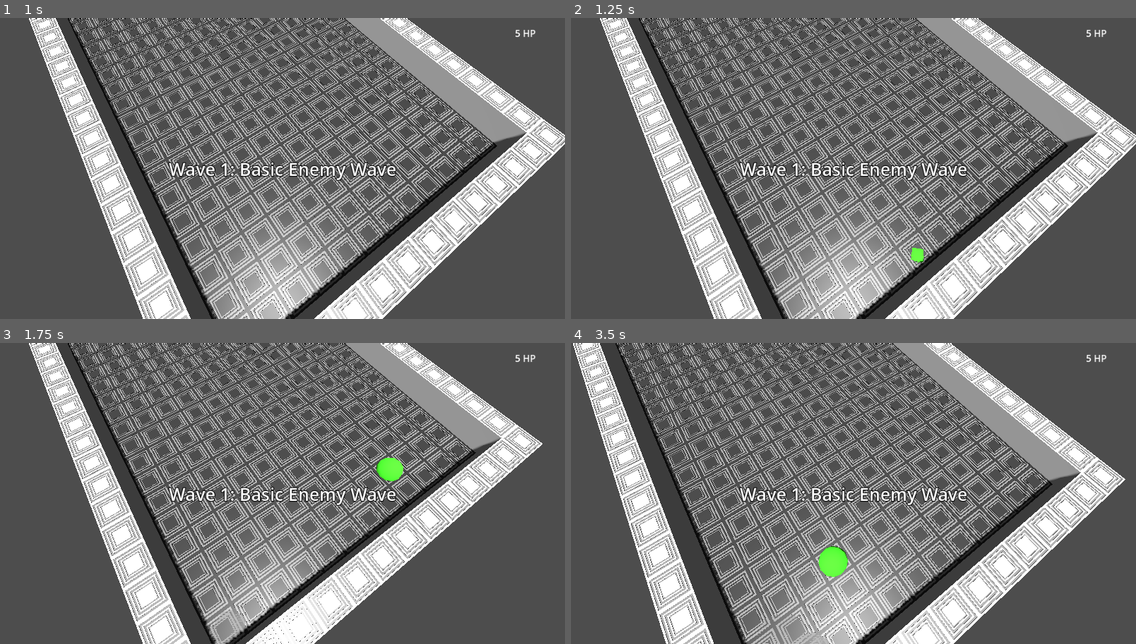
Above: before the commit, frames 1-4 (two rows, left to right).
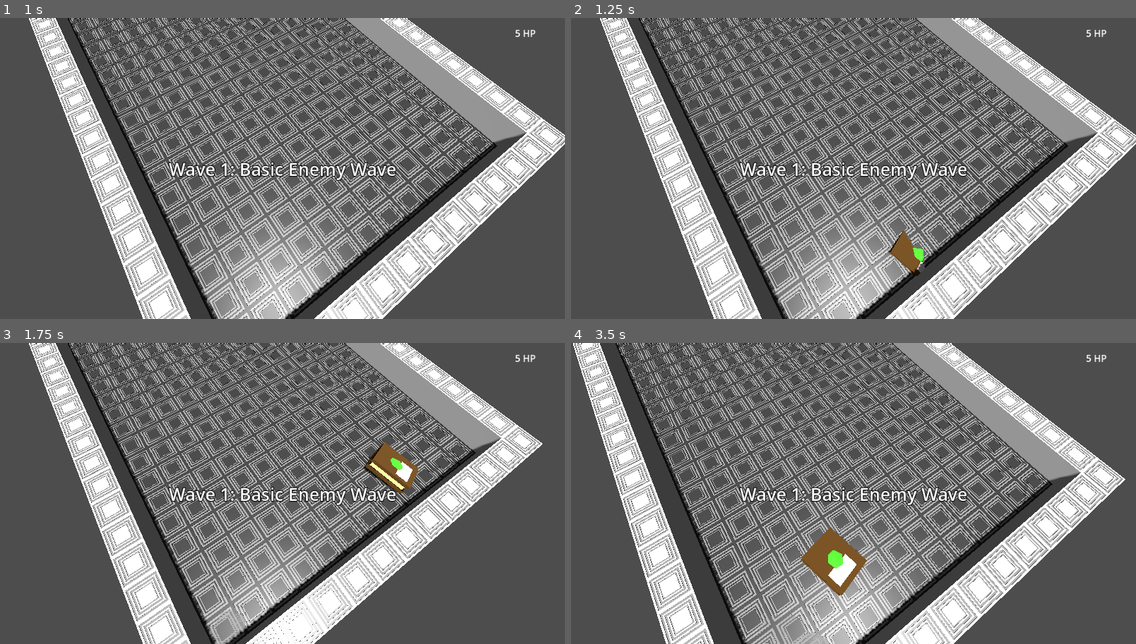
Above: after the commit, the same moments.

Repository: pinguinosod/gse_winterjam2024
Game: Godot game, scene res://main.tscn
Same seed, same stepped clock (60 frames per second), same inputs: the game is played once before the commit and once after it.
Inputs (mouse positions are in pixels of both pictures, inside the frame that each line leads up to):
- Up to frame 1 (1 s): tap Enter (ui_accept) at 0.5, 0.77 s; move the mouse to (406, 153) at 0.52 s; hold D (move_right) from 0.53 s (still down); tap Space (end_turn) at 0.6 s; click (406, 153) at 0.67 s
- Up to frame 2 (1.25 s): keep holding D (move_right)
- Up to frame 3 (1.75 s): move the mouse to (169, 508) at 1.27 s; release D (move_right) at 1.28 s; hold S (move_down) from 1.28 s (still down); tap Space (end_turn) at 1.35 s; tap Enter (ui_accept) at 1.52 s
- Up to frame 4 (3.5 s): tap Enter (ui_accept) at 2, 2.75, 3.02 s; move the mouse to (910, 427) at 2.02 s; release S (move_down) at 2.03 s; hold D (move_right) 2.03-2.78 s; tap Space (end_turn) at 2.1, 2.85 s; move the mouse to (825, 553) at 2.77 s; hold W (move_up) from 2.78 s (still down); click (825, 553) at 2.92 s

Frame 1 is identical in both runs. In frame 2, 0.4% of the frame differs, in the area x 56-63%, y 70-86%; in frame 3, 0.9%; in frame 4, 1.3%, in the area x 40-53%, y 61-85%.

Commit message:
add book thrown weapon to player weapons

Diff:
--- a/main.tscn
+++ b/main.tscn
@@ -1,8 +1,8 @@
 [gd_scene load_steps=12 format=3 uid="uid://d3n3e4vjd3syp"]
 
 [ext_resource type="PackedScene" uid="uid://crj37bo36phwd" path="res://rooms.tscn" id="1_iektr"]
-[ext_resource type="PackedScene" path="res://player.tscn" id="2_tjp8u"]
-[ext_resource type="Script" path="res://weapons.gd" id="3_7r03o"]
+[ext_resource type="PackedScene" uid="uid://buuc6fpud4fcd" path="res://player.tscn" id="2_tjp8u"]
+[ext_resource type="PackedScene" uid="uid://1ytg8klhkx4x" path="res://weapons.tscn" id="3_26yp4"]
 [ext_resource type="PackedScene" uid="uid://cyysjuf2pl57c" path="res://enemies.tscn" id="3_fuddb"]
 [ext_resource type="PackedScene" uid="uid://082rgmto1mon" path="res://objects.tscn" id="4_vypmj"]
 [ext_resource type="PackedScene" uid="uid://ch7lfvfup1r3d" path="res://UI.tscn" id="5_3od5a"]
@@ -21,9 +21,7 @@
 [node name="Player" parent="." instance=ExtResource("2_tjp8u")]
 transform = Transform3D(-0.0131768, 0.999913, 0, -0.999913, -0.0131768, 0, 0, 0, 1, 0, 0.691039, 0)
 
-[node name="Weapons" type="Node3D" parent="Player"]
-transform = Transform3D(-0.134226, -0.94861, 0.286572, 0.959992, -0.0527567, 0.275012, -0.24576, 0.31202, 0.917739, 0, 0, 0)
-script = ExtResource("3_7r03o")
+[node name="Weapons" parent="Player" instance=ExtResource("3_26yp4")]
 
 [node name="Enemies" parent="." instance=ExtResource("3_fuddb")]
 transform = Transform3D(1, 0, 0, 0, 1, 0, 0, 0, 1, 0, 1.06125, -3.36286)
--- /dev/null
+++ b/models/book_thrown_weapon.tscn
@@ -0,0 +1,12 @@
+[gd_scene load_steps=4 format=3 uid="uid://blcplh2bjao71"]
+
+[ext_resource type="PackedScene" uid="uid://bcapxq0m2orum" path="res://models/bookThrownWeapon.fbx" id="1_s5sg4"]
+[ext_resource type="Texture2D" uid="uid://bthjn0uy6qpvi" path="res://models/bookShattered_ImphenziaPalette01-256.png" id="2_ei03f"]
+
+[sub_resource type="StandardMaterial3D" id="StandardMaterial3D_t1lks"]
+albedo_texture = ExtResource("2_ei03f")
+
+[node name="bookThrownWeapon" instance=ExtResource("1_s5sg4")]
+
+[node name="Cube" parent="." index="0"]
+material_override = SubResource("StandardMaterial3D_t1lks")
--- a/weapons.tscn
+++ b/weapons.tscn
@@ -1,10 +1,11 @@
-[gd_scene load_steps=8 format=3 uid="uid://1ytg8klhkx4x"]
+[gd_scene load_steps=9 format=3 uid="uid://1ytg8klhkx4x"]
 
 [ext_resource type="Script" path="res://weapons.gd" id="1_yenjf"]
 [ext_resource type="Script" path="res://weapon_1.gd" id="2_owbgx"]
 [ext_resource type="Script" path="res://weapon_2.gd" id="3_im5vi"]
 [ext_resource type="Script" path="res://weapon_5.gd" id="4_ncnkk"]
 [ext_resource type="Script" path="res://weapon_3.gd" id="5_fwqo1"]
+[ext_resource type="PackedScene" uid="uid://blcplh2bjao71" path="res://models/book_thrown_weapon.tscn" id="6_5bhp7"]
 [ext_resource type="Script" path="res://weapon_4.gd" id="6_jmahl"]
 [ext_resource type="Script" path="res://weapon_6_(umbrella).gd" id="7_erbbp"]
 
@@ -25,6 +26,8 @@
 [node name="Weapon 4 (Book)" type="Node3D" parent="."]
 script = ExtResource("5_fwqo1")
 
+[node name="bookThrownWeapon" parent="Weapon 4 (Book)" instance=ExtResource("6_5bhp7")]
+
 [node name="Weapon 5 (Fire Book)" type="Node3D" parent="."]
 script = ExtResource("6_jmahl")
 
